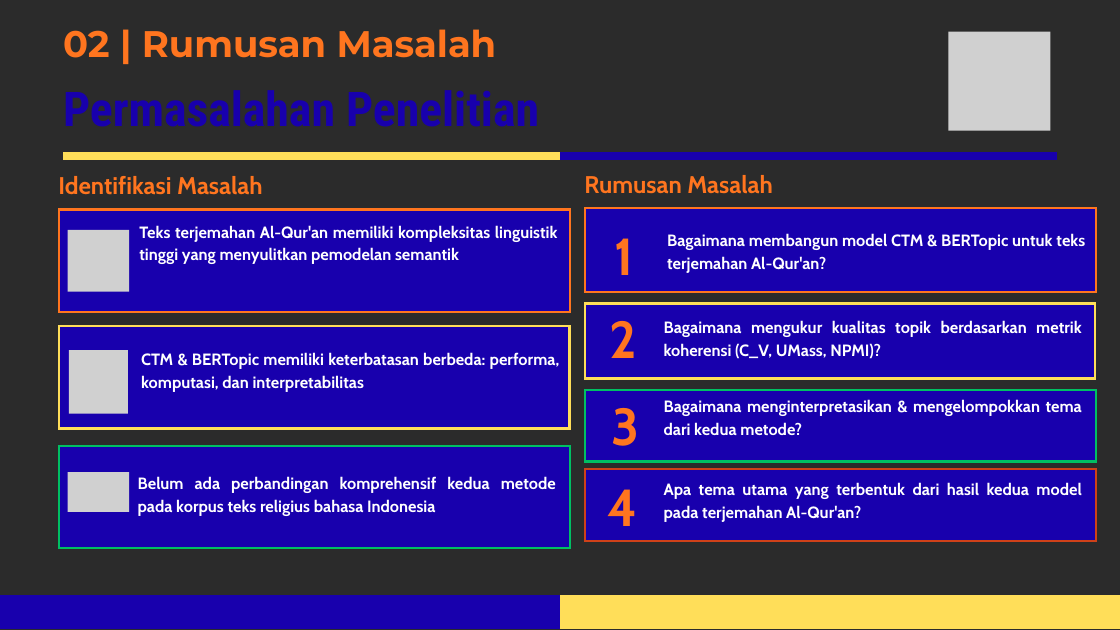
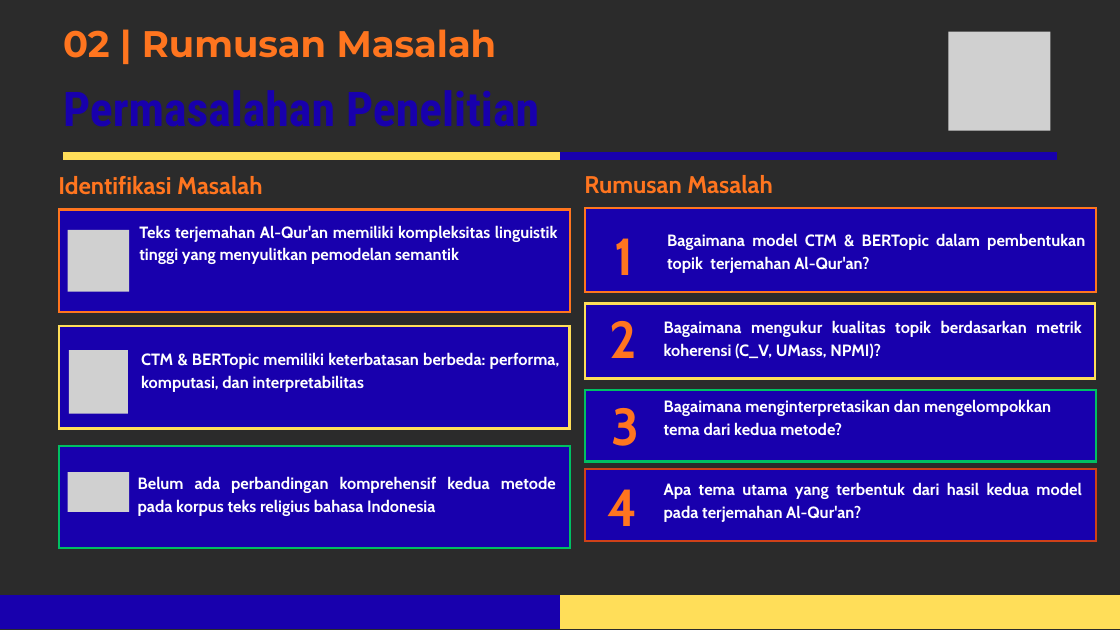
Before and after one commit to ridwan-bvk/karya-ilmiah-master, a slide deck: slide 3 of FINAL PRESENTASI ASEP RIDWAN HIDAYAT.pptx. Drawn at 1120x630 pixels with LibreOffice and Linux fonts; fonts in the diff are those of the drawing; grey boxes stand for pictures; background and template pictures are left out; a plain dark background stands for a picture behind light text. Boxes give left, top, right and bottom in pixels: in the first picture for what was removed or moved away, otherwise in the second. Text is boxed around its words. In the diff, an @@ line names an element or a change of style, - is before the commit and + after.

```diff
--- a/FINAL PRESENTASI ASEP RIDWAN HIDAYAT.pptx
+++ b/FINAL PRESENTASI ASEP RIDWAN HIDAYAT.pptx
@@ text at (667,233,1085,273): text changed @@
-Bagaimana membangun model CTM & BERTopic untuk teks terjemahan Al-Qur'an?
+Bagaimana model CTM & BERTopic dalam pembentukan topik terjemahan Al-Qur'an?
@@ text at (664,399,1051,435): text changed @@
-Bagaimana menginterpretasikan & mengelompokkan tema dari kedua metode?
+Bagaimana menginterpretasikan dan mengelompokkan tema dari kedua metode?
```
Also in this commit, not shown: 5 other slides changed, 1 other file.
